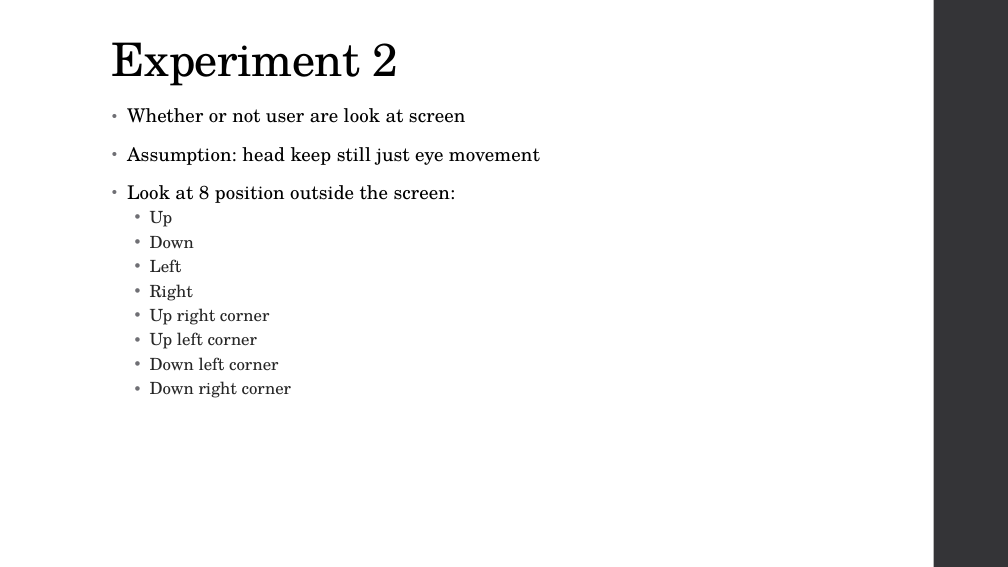
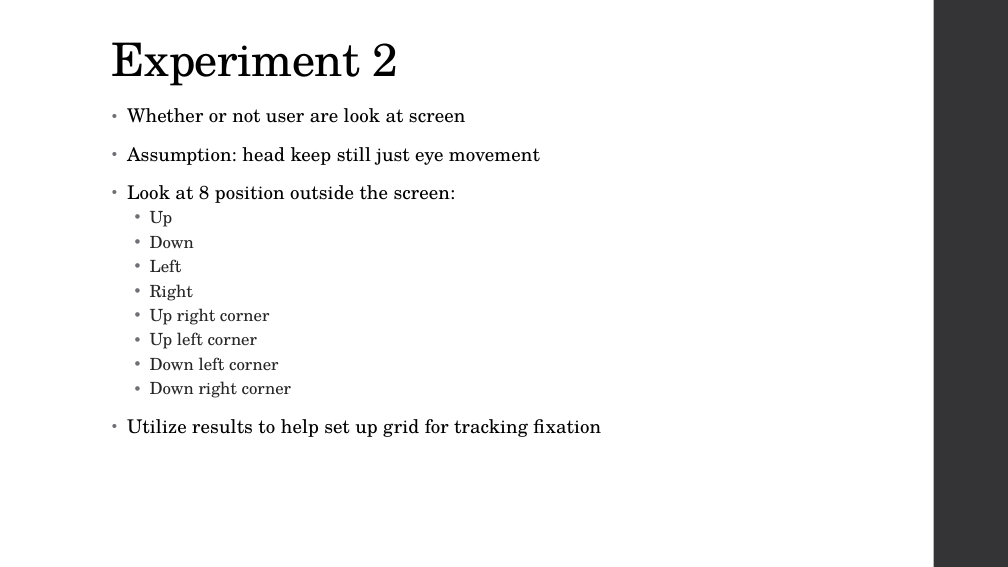
Before and after one commit to diederichk/StepCounter, a slide deck: slide 9 of ProposalPresentation/Proposal.pptx (slide 10 before the commit). Drawn at 1008x567 pixels with LibreOffice and Linux fonts; fonts in the diff are those of the drawing. Boxes give left, top, right and bottom in pixels: in the first picture for what was removed or moved away, otherwise in the second. Text is boxed around its words. In the diff, an @@ line names an element or a change of style, - is before the commit and + after.

```diff
--- a/ProposalPresentation/Proposal.pptx
+++ b/ProposalPresentation/Proposal.pptx
@@ text at (127,419,601,437): paragraph added @@
+• Utilize results to help set up grid for tracking fixation
```
Also in this commit, not shown: 4 other slides changed, 1 slide removed.
